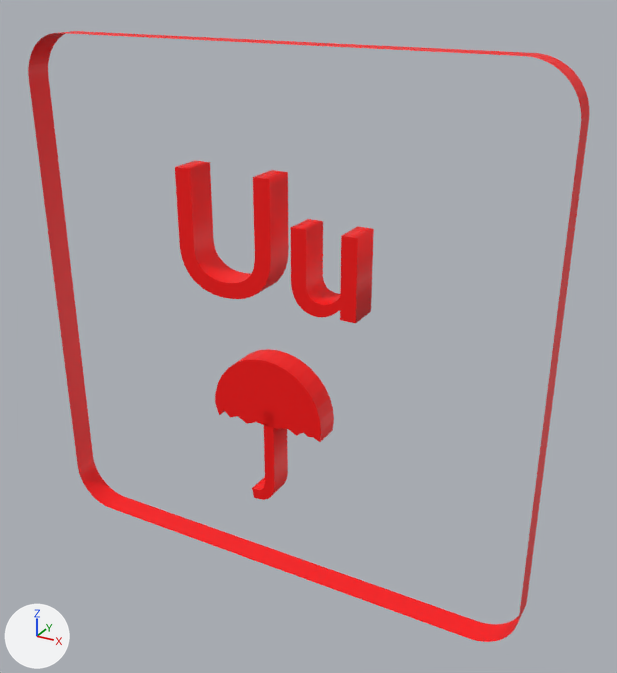
What one commit did to the glTF model assets/models/Letter/Letter_U.glb.
One viewpoint serves both versions: a 50 mm lens placed at (1.48, -2.61, 2.52), pointed at (0.12, -0.13, 1.28). Lighting does not change. The marker at lower left points along +X, +Y and +Z. Where no turn or scale is listed for an object, it has been applied to the vertices. Vertices at the same position are counted once.

In view in the first picture: 'Cube', 'Cylinder', 'Text', 'Text.001'.
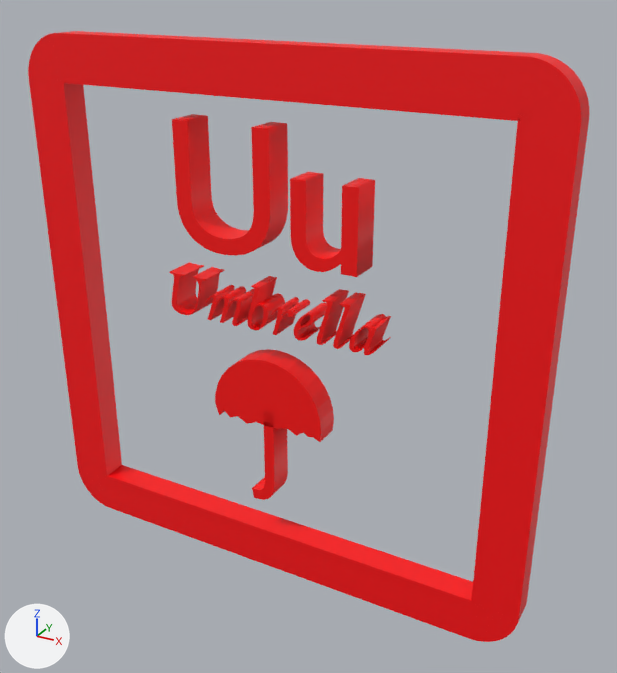
What differs and where, as boxes [x1, y1, x2, y2] in the pictures (617 x 673 px):
'Text', moved
    before: [175, 161, 374, 323]
    after: [172, 114, 375, 277]
'Text.002', added (red)
    after: [169, 262, 391, 355]
part 1 of me_cube, added (red)
    after: [28, 33, 581, 642]

Patch to the scene script:
```diff
--- a/assets/models/Letter/Letter_U.glb.py
+++ b/assets/models/Letter/Letter_U.glb.py
@@ mat_material_003 @@
+mat_material_003 = principled_material('Material.003')
+mat_material_003.base_color = (1.0, 0.0, 0.0)  # red #ff0000
@@ me_cube @@
 # used by ob_cube; location = (0.0, -0.188, 1.29)
-me_cube.from_pydata(...)  # 128 vertices, 128 faces; spans x -1.0..1.0, y -0.05..0.05, z -1.0..1.0
+me_cube.from_pydata(...)  # 256 vertices, 512 faces; spans x -1.0..1.0, y -0.05..0.05, z -1.0..1.0
+# me_cube part 1
+# 104 vertices are added at x -0.83..0.83, y -0.05..0.05, z -0.83..0.83
+# 6 new vertices lie (-0.17, 0.0, 0.0) away from vertices in x 1.0, y -0.05..0.05, z -0.83..0.83
+# 6 new vertices lie (0.0, 0.0, -0.17) away from vertices in x -0.83..0.83, y -0.05..0.05, z 1.0
+# 6 new vertices lie (0.0, 0.0, 0.17) away from vertices in x -0.83..0.83, y -0.05..0.05, z -1.0
+# 6 new vertices lie (0.17, 0.0, 0.0) away from vertices in x -1.0, y -0.05..0.05, z -0.83..0.83
+# 384 new faces join them
 me_cube.materials.append(mat_material)
@@ me_text_002 @@
+me_text_002.from_pydata(...)  # 5376 vertices, 10732 faces; spans x 0.039..0.875, y -0.06..0.06, z -0.003..0.165
+me_text_002.materials.append(mat_material_003)  # red #ff0000
@@ ob_text @@
 ob_text = bpy.data.objects.new('Text', me_text)
-ob_text.location = (-0.386, -0.188, 1.427)
+ob_text.location = (-0.386, -0.188, 1.589)
@@ ob_text_002 @@
+ob_text_002 = bpy.data.objects.new('Text.002', me_text_002)
+ob_text_002.location = (-0.44, -0.189, 1.323)
```
